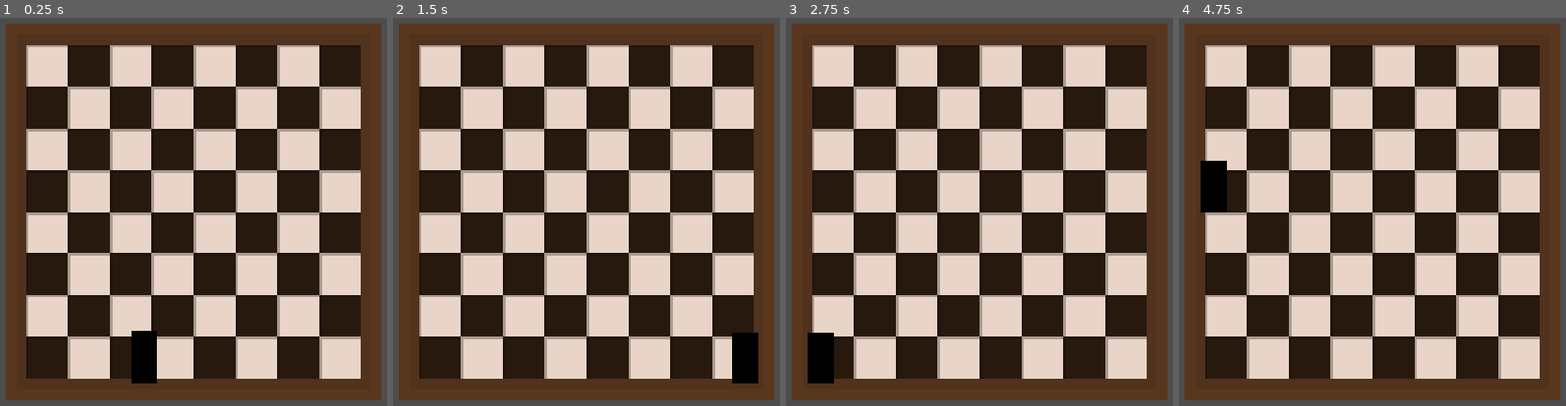
Above: before the commit, frames 1-4 (left to right).
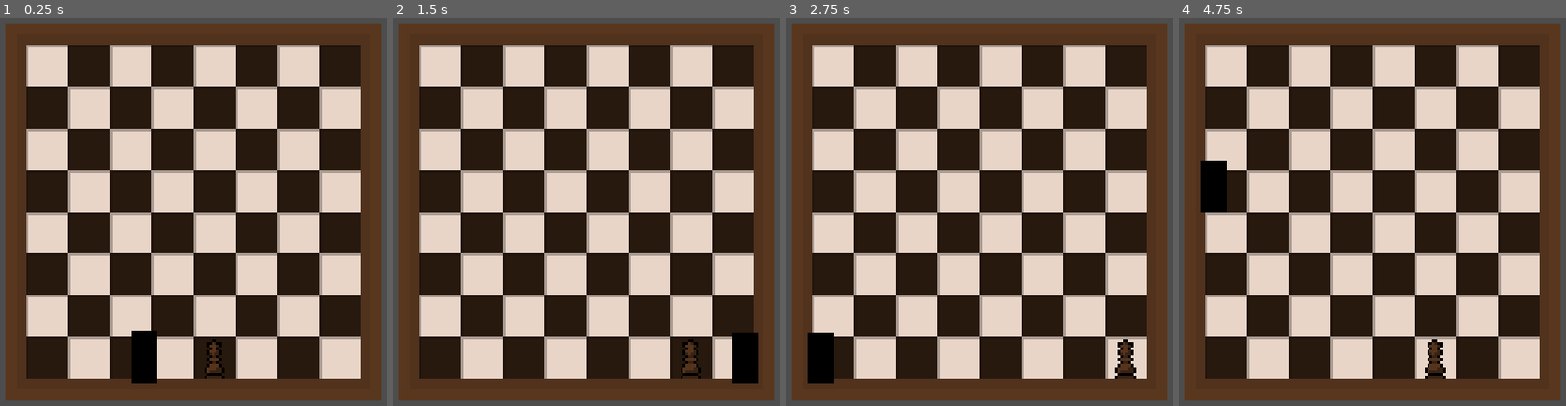
Above: after the commit, the same moments.

Repository: rs-code-hk/chess_gone_rogue
Game: Godot game, scene res://Scenes/game.tscn
The game is run twice, just before and just after one commit, with the same random seed, the same clock (stepped at 60 frames per second) and the same inputs.
Inputs:
- Up to frame 1 (0.25 s): no input
- Up to frame 2 (1.5 s): tap Enter (ui_accept) at 0.5, 0.77 s; hold Right (ui_right) from 0.53 s (still down)
- Up to frame 3 (2.75 s): tap Enter (ui_accept) at 1.52 s; release Right (ui_right) at 2.03 s; hold Left (ui_left) from 2.03 s (still down)
- Up to frame 4 (4.75 s): release Left (ui_left) at 2.78 s; hold Right (ui_right) 2.78-4.28 s; tap Enter (ui_accept) at 3.02, 3.77, 4.52 s; hold Left (ui_left) from 4.28 s (still down)

The runs differ from the first frame. In frame 1, 0.3% of the frame differs, in the area x 52-59%, y 82-93%; in frame 2, 0.3%; in frame 3, 0.4%, in the area x 84-91%, y 82-93%; in frame 4, 0.4%.

Commit message:
trying to work out movment for the king

Diff:
--- a/chess-gone-rogue/Scenes/game.tscn
+++ b/chess-gone-rogue/Scenes/game.tscn
@@ -1,8 +1,10 @@
 [gd_scene format=3 uid="uid://snueulsaorte"]
 
 [ext_resource type="PackedScene" uid="uid://cd4mc4bh7q8yg" path="res://Scenes/level.tscn" id="1_ebmjs"]
+[ext_resource type="PackedScene" uid="uid://b33s1ahnhk8h5" path="res://Scenes/king_enemy.tscn" id="2_qxrlw"]
 
 [node name="Game" type="Node2D" unique_id=2137133758]
+position = Vector2(0, -63)
 
 [node name="Level" parent="." unique_id=977631278 instance=ExtResource("1_ebmjs")]
 position = Vector2(0, -1)
@@ -10,3 +12,6 @@
 [node name="Camera2D" type="Camera2D" parent="." unique_id=686752142]
 scale = Vector2(1.9863821, 1.0689039)
 zoom = Vector2(4, 4)
+
+[node name="king enemy" parent="." unique_id=305075638 instance=ExtResource("2_qxrlw")]
+position = Vector2(8, 55)
--- /dev/null
+++ b/chess-gone-rogue/Scenes/king_enemy.gd
@@ -0,0 +1,29 @@
+extends Node2D
+
+
+# Called when the node enters the scene tree for the first time.
+func _ready() -> void:
+
+	while true:
+		var range_int_x = randi_range(-1, 1)
+		var range_int_y = randi_range(-1, 1)
+		#moving it by 16 pixals in any direction moves it on spuare that way
+		await get_tree().create_timer(0.5).timeout
+		var x_movment = range_int_x * 16
+		var y_movment = range_int_y * 16
+		print("test")
+
+		if position.x == 56 and not position.y == 55:
+			move_local_y(y_movment)
+
+		move_local_x(x_movment)
+
+
+
+		print("test2")
+
+
+
+# Called every frame. 'delta' is the elapsed time since the previous frame.
+func _process(delta: float) -> void:
+	pass
--- a/chess-gone-rogue/Scenes/king_enemy.tscn
+++ b/chess-gone-rogue/Scenes/king_enemy.tscn
@@ -1,12 +1,14 @@
 [gd_scene format=3 uid="uid://b33s1ahnhk8h5"]
 
 [ext_resource type="Texture2D" uid="uid://du2yi88aap1gj" path="res://Assets/Pieces/King.png" id="1_fev6l"]
+[ext_resource type="Script" uid="uid://cc5v8qcedak0j" path="res://Scenes/king_enemy.gd" id="1_jjvpb"]
 
 [sub_resource type="CapsuleShape2D" id="CapsuleShape2D_xqf3p"]
 radius = 3.0
 height = 14.0
 
 [node name="king enemy" type="Node2D" unique_id=305075638]
+script = ExtResource("1_jjvpb")
 
 [node name="Sprite2D" type="Sprite2D" parent="." unique_id=626388323]
 texture = ExtResource("1_fev6l")
Not shown, added: chess-gone-rogue/Scenes/king_enemy.gd.uid
